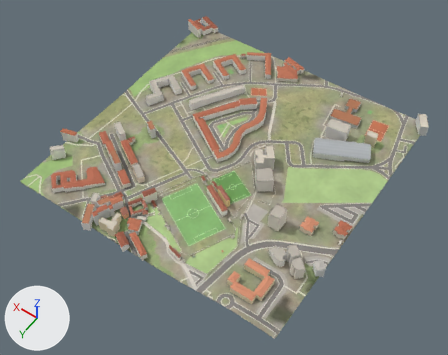
One commit to the glTF model public/tiles/nordeste/t_1_3.glb: the scene before it, then after it.
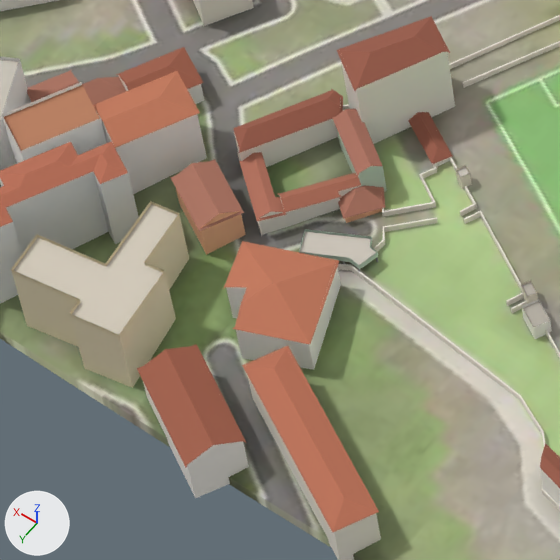
The first picture shows the older version from a camera (50 mm lens) standing at (2248.0, 3733.0, 850.0) and looking at (2625.0, 3206.0, 22.0). The close-ups show the older and then the newer version on the part from 22% to 38% of the width and 52% to 73% of the height of that picture. Only the edits that show in the close-ups are written down. The lights are fixed; the arrows at lower left show +X, +Y and +Z. Where no turn or scale is listed for an object, it has been applied to the vertices. Vertices at exactly the same position are counted once.

Objects in the first close-up: 'buildings', 'terrain'.
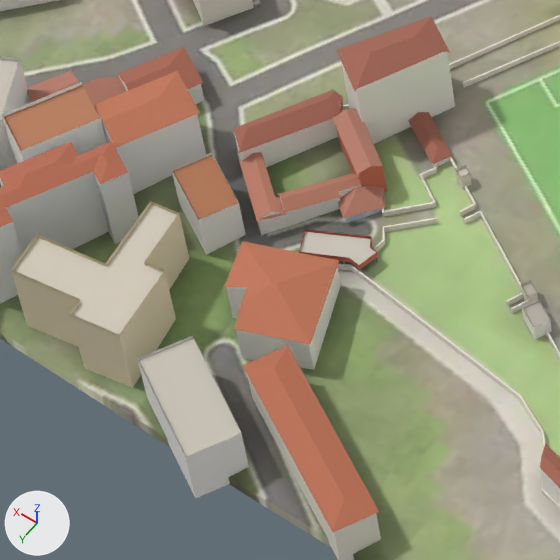
Where the change shows, as pixel boxes [x1, y1, x2, y2] in the close-ups (560 x 560 px; the box of a moved part takes in the faces that stretch with it):
part 1 of me_buildings, deleted: before [170, 159, 244, 231]
part 2 of me_buildings, deleted: before [137, 344, 246, 467]
part 3 of me_buildings, moved or reshaped: before [140, 161, 249, 498]; after [137, 153, 249, 498]
part 4 of me_buildings, recoloured: [31, 16, 560, 488] in both

Diff of the bpy script that builds the scene:
```diff
--- a/public/tiles/nordeste/t_1_3.glb.py
+++ b/public/tiles/nordeste/t_1_3.glb.py
@@ me_buildings @@
 # used by ob_buildings; location = (2643.9, 3162.0, 59.4)
-me_buildings.from_pydata(...)  # 3990 vertices, 4996 faces; spans x -261.0..261.0, y -264.0..264.0, z -31.0..31.0
+me_buildings.from_pydata(...)  # 3956 vertices, 4968 faces; spans x -261.0..261.0, y -264.0..264.0, z -31.0..31.0
+# me_buildings part 1: the loose piece of 12 vertices spanning x 45.0..63.0, y 201.0..217.0, z -6.0..-5.0 is deleted
+# me_buildings part 2: the loose piece of 10 vertices spanning x 9.0..39.0, y 237.0..261.0, z -8.0 is deleted
+# me_buildings part 3
+# 26 vertices are removed from x 9.0..63.0, y 202.0..255.0, z -21.0..-3.0
+# 47 faces are deleted
+# 2 vertices move from x 12.0..15.0, y 255.0..260.0, z -21.0..-8.0 to x 15.0, y 260.0, z -5.0..-4.0
+# 14 vertices are added at x 9.0..63.0, y 202.0..249.0, z -5.0..-2.0
+# 33 new faces join them
+# me_buildings part 4: 4935 kept faces spanning x -261.0..261.0, y -264.0..264.0, z -31.0..31.0 get new vertex colours
 me_buildings.materials.append(mat_buildings)
```
